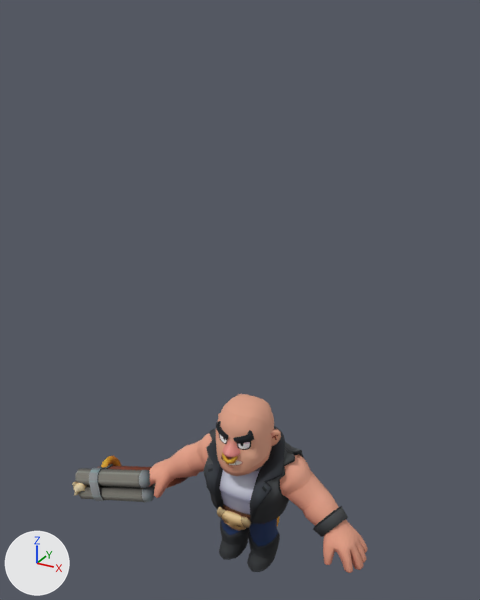
The glTF model backend/assets/images/models/bull/bullguyhair.glb: old version first, new version second.
Rendered twice from a 50 mm camera at (18.5, -33.9, 30.6) aimed at (-0.9, 1.4, 13.0). The axes (+X, +Y, +Z) are drawn at lower left. The lights are the same throughout. Where no turn or scale is listed for an object, it has been applied to the vertices.

Script lines for the objects in view, before the commit:
```python
me_head_geo_mesh_002 = bpy.data.meshes.new('head_GEO-mesh.002')
me_head_geo_mesh_002.from_pydata(...)  # 512 vertices, 930 faces; spans x -2.44..2.44, y -2.83..1.89, z 8.54..13.59
me_head_geo_mesh_002.materials.append(mat_character_mat_003)  # picture img_image_0
me_legs_geo_mesh_003 = bpy.data.meshes.new('legs_GEO-mesh.003')
me_legs_geo_mesh_003.from_pydata(...)  # 598 vertices, 1132 faces; spans x -2.43..2.43, y -1.67..2.98, z 0.0..5.22
me_legs_geo_mesh_003.materials.append(mat_character_mat_003)  # picture img_image_0
me_torso_geo_mesh_002 = bpy.data.meshes.new('torso_GEO-mesh.002')
me_torso_geo_mesh_002.from_pydata(...)  # 1522 vertices, 2966 faces; spans x -9.1..9.1, y -2.2..2.8, z 3.4..10.2
me_torso_geo_mesh_002.materials.append(mat_character_mat_003)  # picture img_image_0
ob_head_geo = bpy.data.objects.new('head_GEO', me_head_geo_mesh_002)
ob_head_geo.location = (0.5, 0.0, -7.0)
ob_legs_geo = bpy.data.objects.new('legs_GEO', me_legs_geo_mesh_003)
ob_legs_geo.location = (0.5, 0.0, -7.0)
ob_torso_geo = bpy.data.objects.new('torso_GEO', me_torso_geo_mesh_002)
ob_torso_geo.location = (0.5, 0.0, -7.0)
# also in view: 'gun_GEO' at (-9.5, -0.8, -3.7)
```
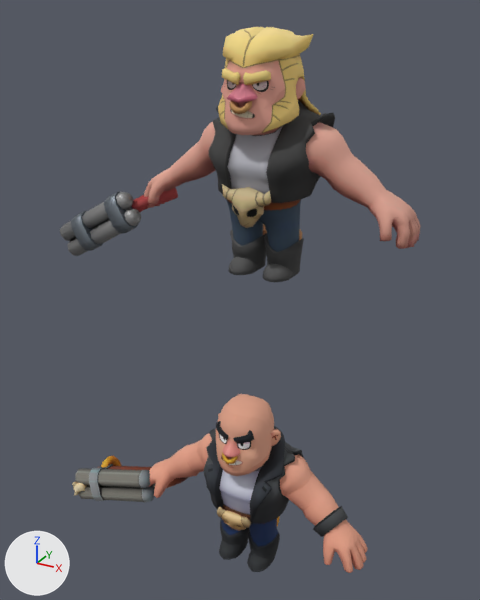
The newer file is also turned or shifted as a whole; pictures and numbers use the older file's frame.

The change in detail:
Picture 'OLD_BULL_TEXTURE_04' (img_old_bull_texture_04) is new.
Material 'character_mat' (mat_character_mat) is new.
Its texture is img_old_bull_texture_04.
Its roughness is 1.0.
Material 'character_metal_mat' (mat_character_metal_mat) is new.
Its texture is img_old_bull_texture_04.
Its metallic is 0.5.
Material 'character_hair_mat' (mat_character_hair_mat) is new.
Its texture is img_old_bull_texture_04.
Its roughness is 1.0.
Mesh me_gun_mesh is new.
It has 194 vertices, 356 faces and spans x -14.75..-7.14, y -1.99..2.19, z -1.04..4.19.
Faces by material slot: [140, 216].
It uses material mat_character_mat (picture img_old_bull_texture_04).
It uses material mat_character_metal_mat (picture img_old_bull_texture_04).
Mesh me_body_mesh is new.
It has 2369 vertices, 4552 faces and spans x -8.8..8.8, y -3.2..3.6, z 0.0..13.7.
Faces by material slot: [3868, 620, 64].
It uses material mat_character_mat (picture img_old_bull_texture_04).
It uses material mat_character_hair_mat (picture img_old_bull_texture_04).
It uses material mat_character_metal_mat (picture img_old_bull_texture_04).
Object 'gun' (ob_gun) is new; it shows me_gun_mesh.
Its location is (1.5, 0.0, 16.0).
Object 'body' (ob_body) is new; it shows me_body_mesh.
Its location is (1.5, 0.0, 16.0).

What differs and where, as boxes [x1, y1, x2, y2] in the pictures (480 x 600 px):
'body', added: after [144, 27, 420, 282]
    faces in mat_character_mat (picture img_old_bull_texture_04): [144, 59, 420, 282]
    faces in mat_character_hair_mat (picture img_old_bull_texture_04): [218, 27, 321, 133]
'gun', added: after [60, 188, 178, 256]
    faces in mat_character_metal_mat (picture img_old_bull_texture_04): [60, 191, 141, 256]
    faces in mat_character_mat (picture img_old_bull_texture_04): [132, 188, 178, 212]
